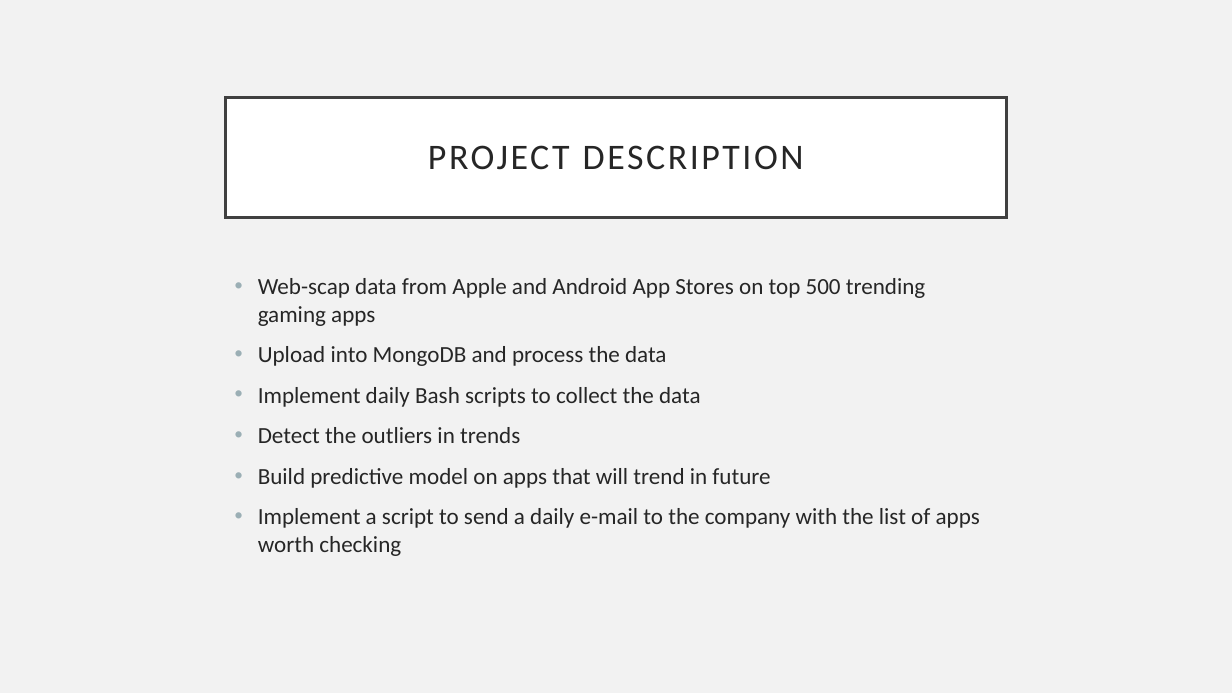
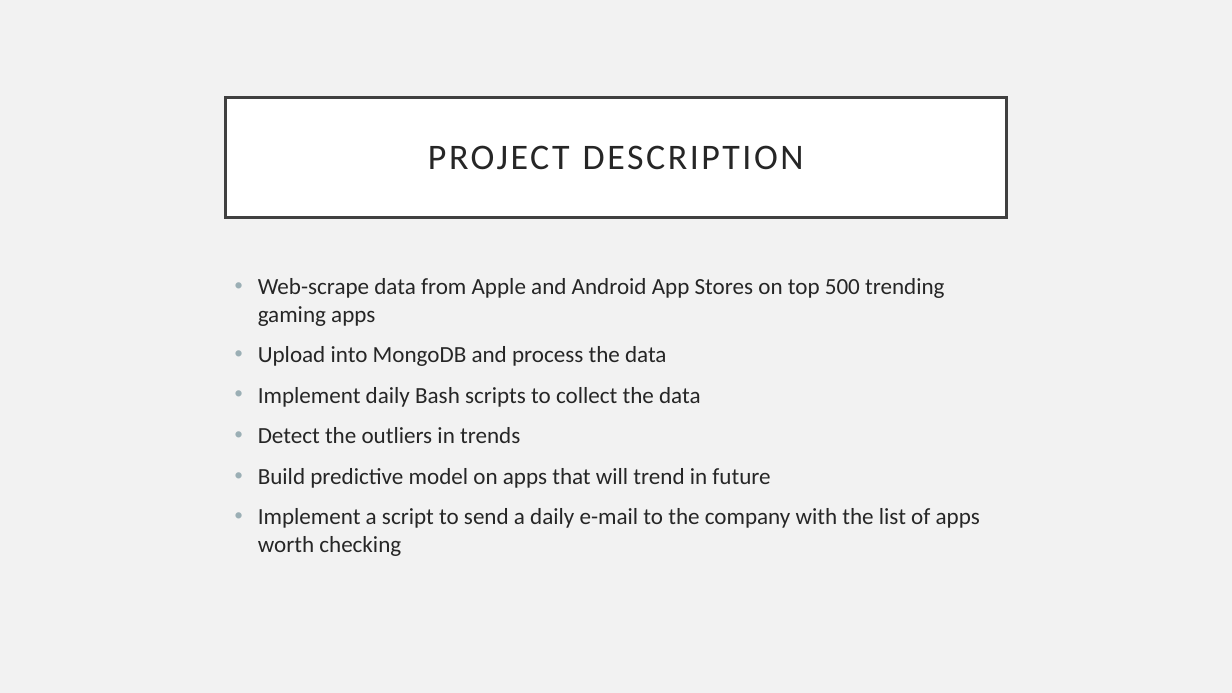
Before and after one commit to pauleanderson/capstone-spring-2018-team-7, a slide deck: slide 2 of midterm presentation/Presentation-StartingTemplate.pptx. Drawn at 1232x693 pixels with LibreOffice and Linux fonts; fonts in the diff are those of the drawing. Boxes give left, top, right and bottom in pixels: in the first picture for what was removed or moved away, otherwise in the second. Text is boxed around its words. In the diff, an @@ line names an element or a change of style, - is before the commit and + after.

```diff
--- a/midterm presentation/Presentation-StartingTemplate.pptx
+++ b/midterm presentation/Presentation-StartingTemplate.pptx
@@ text at box(258, 278, 944, 326): text changed @@
-• Web-scap data from Apple and Android App Stores on top 500 trending gaming apps
+• Web-scrape data from Apple and Android App Stores on top 500 trending gaming apps
```
Also in this commit, not shown: 4 other slides changed, 3 slides added, 1 slide removed.
